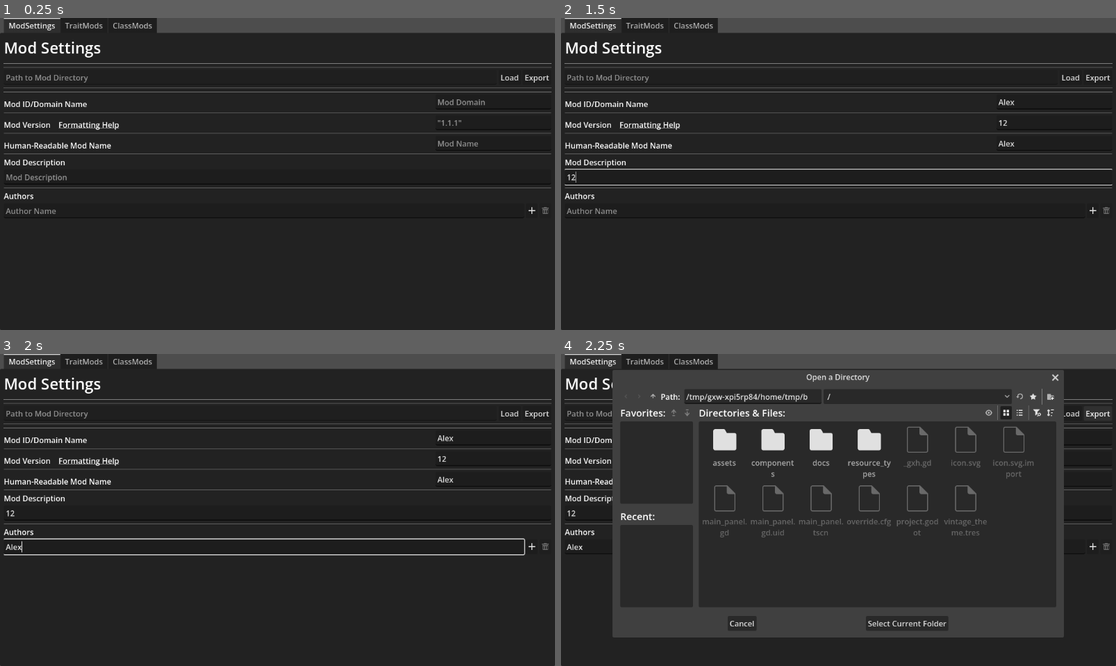
Above: before the commit, frames 1-4 (two rows, left to right).
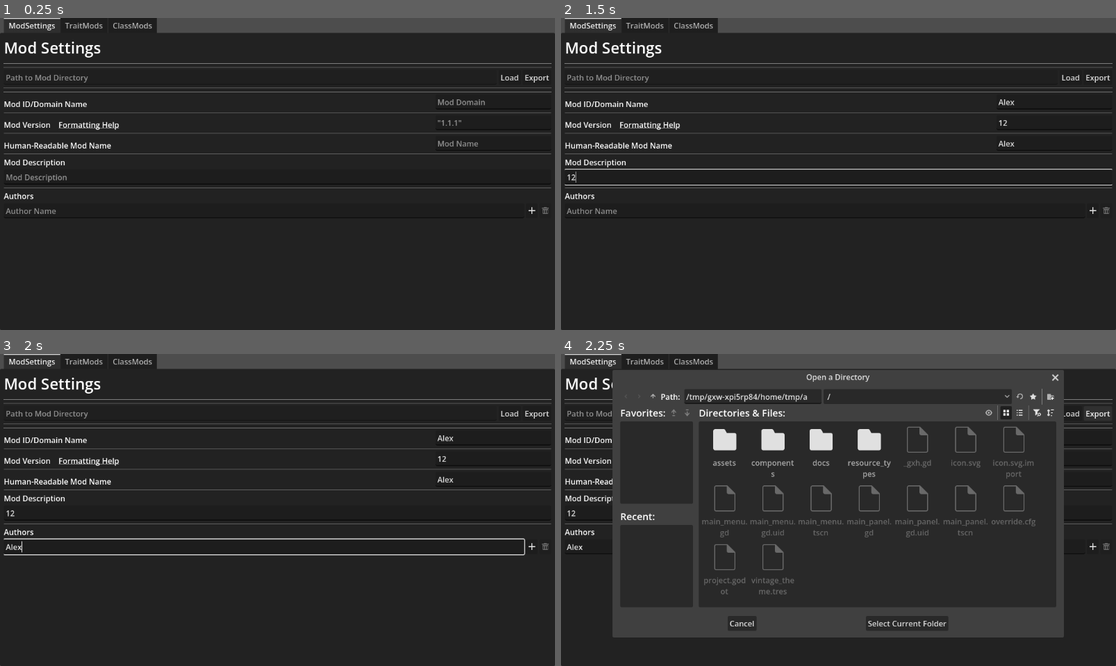
Above: after the commit, the same moments.

Repository: Elemnir/vintage-wrench
Game: Godot game, scene res://main_panel.tscn
Same seed, same stepped clock (60 frames per second), same inputs: the game is played once before the commit and once after it.
Inputs (mouse positions are in pixels of both pictures, inside the frame that each line leads up to):
- Up to frame 1 (0.25 s): no input
- Up to frame 2 (1.5 s): click (1054, 102) at 0.52 s; type "Alex" at 0.6 s; click (1054, 124) at 0.75 s; type "12" at 0.83 s; click (1054, 142) at 0.98 s; type "Alex" at 1.07 s; click (838, 177) at 1.27 s; type "12" at 1.35 s
- Up to frame 3 (2 s): click (266, 547) at 1.5 s; type "Alex" at 1.58 s
- Up to frame 4 (2.25 s): click "Export" at 2 s

Frames 1-3 are identical in both runs. In frame 4, 0.8% of the frame differs, in the area x 25-86%, y 12-78%.

Commit message:
Beginning the great overhaul

Diff:
--- a/components/author_line.tscn
+++ b/components/author_line.tscn
@@ -1,8 +1,8 @@
 [gd_scene format=3 uid="uid://bej07ocd6ksde"]
 
-[ext_resource type="Texture2D" uid="uid://c0vu2v3c323hr" path="res://assets/Add.svg" id="1_fyaj1"]
+[ext_resource type="Texture2D" uid="uid://c0vu2v3c323hr" path="res://assets/icons/Add.svg" id="1_fyaj1"]
 [ext_resource type="Script" uid="uid://cskifyrgfd27g" path="res://components/author_line.gd" id="1_hd6k3"]
-[ext_resource type="Texture2D" uid="uid://c6ytxhblylqec" path="res://assets/Remove.svg" id="2_hd6k3"]
+[ext_resource type="Texture2D" uid="uid://c6ytxhblylqec" path="res://assets/icons/Remove.svg" id="2_hd6k3"]
 
 [node name="AuthorLine" type="HFlowContainer" unique_id=304042695]
 anchors_preset = 10
--- a/components/class_editor.tscn
+++ b/components/class_editor.tscn
@@ -1,8 +1,8 @@
 [gd_scene format=3 uid="uid://be1plnqm3breb"]
 
 [ext_resource type="Script" uid="uid://b3odkgoftenqp" path="res://components/class_editor.gd" id="1_dxy3w"]
-[ext_resource type="Texture2D" uid="uid://c0vu2v3c323hr" path="res://assets/Add.svg" id="2_th05d"]
-[ext_resource type="Texture2D" uid="uid://c6ytxhblylqec" path="res://assets/Remove.svg" id="3_ejmpv"]
+[ext_resource type="Texture2D" uid="uid://c0vu2v3c323hr" path="res://assets/icons/Add.svg" id="2_th05d"]
+[ext_resource type="Texture2D" uid="uid://c6ytxhblylqec" path="res://assets/icons/Remove.svg" id="3_ejmpv"]
 
 [node name="ClassEditor" type="VBoxContainer" unique_id=1358248419]
 anchors_preset = 15
--- /dev/null
+++ b/components/edit_mod_info.gd
@@ -0,0 +1,61 @@
+class_name EditModInfo
+extends EditViewBase
+
+const AUTHOR_SCENE = preload("res://components/author_line.tscn")
+
+var _info: ModInfo
+
+@onready var author_section = %AuthorSection
+@onready var author_lines: Array[AuthorLine] = []
+
+func _ready():
+	pass
+
+
+func get_author_data() -> Array[String]:
+	var rval: Array[String] = []
+	for line in author_lines:
+		rval.append(line.get_author_name())
+	return rval
+
+
+func get_loaded_object():
+	_info.code = %DomainNameInput.text
+	_info.version = %VersionInput.text
+	_info.name = %PrettyNameInput.text
+	_info.desc = %DescriptionInput.text
+	_info.authors = get_author_data()
+	return _info
+
+
+func load_using_object(obj: ModObjectBase):
+	_info = obj as ModInfo
+	%DomainNameInput.text = _info.code
+	%VersionInput.text = _info.version
+	%PrettyNameInput.text = _info.name
+	%DescriptionInput.text = _info.desc
+	for author in _info.authors:
+		var new = add_author()
+		new.set_author_name(author)
+
+
+func add_author() -> AuthorLine:
+	var new_line = AUTHOR_SCENE.instantiate()
+	new_line.add_pressed.connect(_on_author_add)
+	new_line.del_pressed.connect(_on_author_del)
+	author_lines.append(new_line)
+	if len(author_lines) > 1:
+		for line in author_lines:
+			line.call_deferred("set_delete_enable", true)
+	author_section.add_child(new_line)
+	return new_line
+
+
+func _on_author_add():
+	add_author()
+
+
+func _on_author_del(id):
+	author_lines.erase(id)
+	if len(author_lines) == 1:
+		author_lines[0].set_delete_enable(false)
--- /dev/null
+++ b/components/edit_mod_info.tscn
@@ -0,0 +1,97 @@
+[gd_scene format=3 uid="uid://cypc05lxfoh13"]
+
+[ext_resource type="Script" uid="uid://d2drafri332cj" path="res://components/edit_mod_info.gd" id="1_it2ma"]
+
+[node name="EditModInfo" type="VBoxContainer" unique_id=409522366]
+anchors_preset = 15
+anchor_right = 1.0
+anchor_bottom = 1.0
+grow_horizontal = 2
+grow_vertical = 2
+script = ExtResource("1_it2ma")
+
+[node name="HBoxContainer" type="HFlowContainer" parent="." unique_id=248606961]
+layout_mode = 2
+
+[node name="Label2" type="Label" parent="HBoxContainer" unique_id=1708304885]
+layout_mode = 2
+size_flags_horizontal = 3
+size_flags_vertical = 8
+text = "Mod ID/Domain Name"
+
+[node name="DomainNameInput" type="LineEdit" parent="HBoxContainer" unique_id=1592331700]
+unique_name_in_owner = true
+custom_minimum_size = Vector2(240, 0)
+layout_mode = 2
+placeholder_text = "Mod Domain"
+
+[node name="HSeparator9" type="HSeparator" parent="." unique_id=467972496]
+layout_mode = 2
+
+[node name="HFlowContainer" type="HFlowContainer" parent="." unique_id=826490296]
+layout_mode = 2
+
+[node name="Label3" type="RichTextLabel" parent="HFlowContainer" unique_id=98897576]
+layout_mode = 2
+size_flags_horizontal = 3
+size_flags_vertical = 8
+bbcode_enabled = true
+text = "Mod Version    [url=\"https://semver.org\"]Formatting Help[/url]
+"
+fit_content = true
+
+[node name="VersionInput" type="LineEdit" parent="HFlowContainer" unique_id=528754592]
+unique_name_in_owner = true
+custom_minimum_size = Vector2(240, 0)
+layout_mode = 2
+placeholder_text = "\"1.1.1\""
+
+[node name="HSeparator10" type="HSeparator" parent="." unique_id=499048690]
+layout_mode = 2
+
+[node name="HFlowContainer2" type="HFlowContainer" parent="." unique_id=21365135]
+layout_mode = 2
+
+[node name="Label4" type="Label" parent="HFlowContainer2" unique_id=352440957]
+layout_mode = 2
+size_flags_horizontal = 3
+size_flags_vertical = 8
+text = "Human-Readable Mod Name"
+
+[node name="PrettyNameInput" type="LineEdit" parent="HFlowContainer2" unique_id=182016866]
+unique_name_in_owner = true
+custom_minimum_size = Vector2(240, 0)
+layout_mode = 2
+placeholder_text = "Mod Name"
+
+[node name="HSeparator11" type="HSeparator" parent="." unique_id=1882982172]
+layout_mode = 2
+
+[node name="VFlowContainer" type="VBoxContainer" parent="." unique_id=441122935]
+layout_mode = 2
+size_flags_vertical = 3
+
+[node name="Label5" type="Label" parent="VFlowContainer" unique_id=1845501875]
+layout_mode = 2
+size_flags_horizontal = 3
+size_flags_vertical = 8
+text = "Mod Description"
+
+[node name="DescriptionInput" type="LineEdit" parent="VFlowContainer" unique_id=1026103377]
+unique_name_in_owner = true
+custom_minimum_size = Vector2(360, 0)
+layout_mode = 2
+size_flags_vertical = 3
+placeholder_text = "Mod Description"
+
+[node name="HSeparator12" type="HSeparator" parent="." unique_id=329916772]
+layout_mode = 2
+
+[node name="AuthorSection" type="VBoxContainer" parent="." unique_id=1804648346]
+unique_name_in_owner = true
+layout_mode = 2
+
+[node name="Label" type="Label" parent="AuthorSection" unique_id=1298152641]
+layout_mode = 2
+size_flags_vertical = 8
+text = "Authors"
--- /dev/null
+++ b/components/edit_view_base.gd
@@ -0,0 +1,5 @@
+@abstract class_name EditViewBase
+extends VBoxContainer
+
+@abstract func get_loaded_object() -> ModObjectBase
+@abstract func load_using_object(obj: ModObjectBase)
--- /dev/null
+++ b/components/gear_manager.gd
@@ -0,0 +1,81 @@
+class_name GearManager
+extends VSplitContainer
+
+const ADD_BUTTON_TEXTURE: Texture2D = preload("res://assets/icons/Add.svg")
+const DEL_BUTTON_TEXTURE: Texture2D = preload("res://assets/icons/Remove.svg")
+
+# Pointers to the Tree roots for simplicity
+var _equipped: TreeItem
+var _available: TreeItem
+
+@onready var available_gear = %AvailableGear
+@onready var equipped_gear = %EquippedGear
+
+
+func _ready():
+	_available = available_gear.create_item()
+	_equipped = equipped_gear.create_item()
+	make_gear_available(Vanilla.CLOTHES)
+
+
+static func find_or_create_category(parent: TreeItem, gear_code: String) -> TreeItem:
+	for part in gear_code.split('-', false).slice(0,-1):
+		parent = find_or_create_child_with_text(parent, part)
+		parent.set_selectable(0, false)
+		parent.set_collapsed(true)
+	return parent
+
+
+static func find_or_create_child_with_text(parent: TreeItem, text: String, column: int = 0) -> TreeItem:
+	for child in parent.get_children():
+		if child.get_text(column) == text:
+			return child
+	var rval = parent.create_child()
+	rval.set_text(column, text)
+	return rval
+
+
+func load_equipped_gear(gear_codes: Array[String]):
+	for item in gear_codes:
+		var parent = find_or_create_category(_available, item)
+		set_gear_equipped(find_or_create_child_with_text(parent, item))
+
+
+func make_gear_available(gear_codes: Array[String]):
+	for item in gear_codes:
+		var parent = find_or_create_category(_available, item)
+		var new_item = find_or_create_child_with_text(parent, item)
+		new_item.add_button(0, ADD_BUTTON_TEXTURE)
+
+
+func set_gear_equipped(avail_item: TreeItem):
+	var equip_item = find_or_create_child_with_text(_equipped, avail_item.get_text(0))
+	if equip_item.get_button_count(0) == 0:
+		equip_item.add_button(0, DEL_BUTTON_TEXTURE)
+	avail_item.set_button_disabled(0, 0, true)
+	avail_item.set_selectable(0, false)
+
+
+func set_gear_unequipped(equip_item: TreeItem):
+	var gear_code = equip_item.get_text(0)
+	var avail_item = find_or_create_child_with_text(
+		find_or_create_category(_available, gear_code), gear_code
+	)
+	avail_item.set_selectable(0, true)
+	avail_item.set_button_disabled(0, 0, false)
+	equip_item.free()
+
+
+func _on_available_gear_button_clicked(item, _column, _id, mouse_button_index):
+	if mouse_button_index == MOUSE_BUTTON_LEFT:
+		set_gear_equipped(item)
+
+func _on_available_gear_item_activated():
+	set_gear_equipped(available_gear.get_selected())
+
+func _on_equipped_gear_button_clicked(item, _column, _id, mouse_button_index):
+	if mouse_button_index == MOUSE_BUTTON_LEFT:
+		set_gear_unequipped(item)
+
+func _on_equipped_gear_item_activated():
+	set_gear_unequipped(equipped_gear.get_selected())
--- /dev/null
+++ b/components/gear_manager.tscn
@@ -0,0 +1,48 @@
+[gd_scene format=3 uid="uid://ynjbas2aki7e"]
+
+[ext_resource type="Script" uid="uid://cyacimpxhw1lr" path="res://components/gear_manager.gd" id="1_qpo7a"]
+
+[node name="GearManager" type="VSplitContainer" unique_id=1734422183]
+anchors_preset = 15
+anchor_right = 1.0
+anchor_bottom = 1.0
+grow_horizontal = 2
+grow_vertical = 2
+size_flags_horizontal = 3
+size_flags_vertical = 3
+split_offsets = PackedInt32Array(-100)
+split_offset = -100
+script = ExtResource("1_qpo7a")
+
+[node name="VBoxContainer" type="VBoxContainer" parent="." unique_id=1160156235]
+layout_mode = 2
+size_flags_vertical = 3
+
+[node name="Label" type="Label" parent="VBoxContainer" unique_id=463431685]
+layout_mode = 2
+text = "Equipped Gear:"
+
+[node name="EquippedGear" type="Tree" parent="VBoxContainer" unique_id=1151586732]
+unique_name_in_owner = true
+layout_mode = 2
+size_flags_vertical = 3
+hide_root = true
+
+[node name="VBoxContainer2" type="VBoxContainer" parent="." unique_id=1799389459]
+layout_mode = 2
+size_flags_vertical = 3
+
+[node name="Label" type="Label" parent="VBoxContainer2" unique_id=585729324]
+layout_mode = 2
+text = "Available Gear:"
+
+[node name="AvailableGear" type="Tree" parent="VBoxContainer2" unique_id=1801552449]
+unique_name_in_owner = true
+layout_mode = 2
+size_flags_vertical = 3
+hide_root = true
+
+[connection signal="button_clicked" from="VBoxContainer/EquippedGear" to="." method="_on_equipped_gear_button_clicked"]
+[connection signal="item_activated" from="VBoxContainer/EquippedGear" to="." method="_on_equipped_gear_item_activated"]
+[connection signal="button_clicked" from="VBoxContainer2/AvailableGear" to="." method="_on_available_gear_button_clicked"]
+[connection signal="item_activated" from="VBoxContainer2/AvailableGear" to="." method="_on_available_gear_item_activated"]
--- a/components/trait_editor.tscn
+++ b/components/trait_editor.tscn
@@ -1,8 +1,8 @@
 [gd_scene format=3 uid="uid://7kqbsumtv4jo"]
 
 [ext_resource type="Script" uid="uid://df7jbt3rjrulo" path="res://components/trait_editor.gd" id="1_4r4qk"]
-[ext_resource type="Texture2D" uid="uid://c0vu2v3c323hr" path="res://assets/Add.svg" id="2_hqfx0"]
-[ext_resource type="Texture2D" uid="uid://c6ytxhblylqec" path="res://assets/Remove.svg" id="3_px7wc"]
+[ext_resource type="Texture2D" uid="uid://c0vu2v3c323hr" path="res://assets/icons/Add.svg" id="2_hqfx0"]
+[ext_resource type="Texture2D" uid="uid://c6ytxhblylqec" path="res://assets/icons/Remove.svg" id="3_px7wc"]
 
 [node name="TraitEditor" type="VBoxContainer" unique_id=1358248419]
 anchors_preset = 15
--- /dev/null
+++ b/main_menu.gd
@@ -0,0 +1,44 @@
+class_name MainMenu
+extends PanelContainer
+
+const ADD_BUTTON_TEXTURE: Texture2D = preload("res://assets/icons/Add.svg")
+
+const MODINFO_SCENE = preload("res://components/edit_mod_info.tscn")
+
+const LABEL_TRAITS = "Traits"
+const LABEL_CLASSES = "Classes"
+
+const MODINFO_PATH = "/modinfo.json"
+const CLASSES_PATH = "/config/characterclasses.json"
+const TRAITS_PATH = "/config/traits.json"
+const ENLANG_PATH = "/lang/en.json"
+
+@onready var mod_structure = %ModStructure
+@onready var editor_tabs = %EditorTabs
+
+func _ready():
+	var root = mod_structure.create_item()
+	var modinfo = root.create_child()
+	modinfo.set_text(0, "Mod Details")
+	modinfo.set_metadata(0, MODINFO_SCENE.instantiate())
+	for label in [LABEL_TRAITS, LABEL_CLASSES]:
+		var item = root.create_child()
+		item.set_text(0, label)
+		item.add_button(0, ADD_BUTTON_TEXTURE)
+		item.set_selectable(0, false)
+
+
+func _on_mod_structure_item_selected():
+	var edit_scene = mod_structure.get_selected().get_metadata(0)
+	if not editor_tabs.has_node(edit_scene.get_path()):
+		editor_tabs.add_child(edit_scene)
+	editor_tabs.current_tab = edit_scene.get_index()
+
+
+func _on_mod_structure_button_clicked(item, _column, _id, _mouse_button_index):
+	var new_item = item.create_child()
+	match item.get_text(0):
+		LABEL_TRAITS:
+			pass
+		LABEL_CLASSES:
+			pass
--- /dev/null
+++ b/main_menu.tscn
@@ -0,0 +1,41 @@
+[gd_scene format=3 uid="uid://b7lmwixqjwe3i"]
+
+[ext_resource type="Script" uid="uid://d0vt1gkudhaxq" path="res://main_menu.gd" id="1_06t4h"]
+
+[node name="MainMenu" type="PanelContainer" unique_id=245263835]
+anchors_preset = 15
+anchor_right = 1.0
+anchor_bottom = 1.0
+grow_horizontal = 2
+grow_vertical = 2
+size_flags_horizontal = 3
+size_flags_vertical = 3
+script = ExtResource("1_06t4h")
+
+[node name="MarginContainer" type="MarginContainer" parent="." unique_id=1692822746]
+layout_mode = 2
+
+[node name="HSplitContainer" type="HSplitContainer" parent="MarginContainer" unique_id=260954409]
+layout_mode = 2
+size_flags_vertical = 3
+split_offsets = PackedInt32Array(-100)
+split_offset = -100
+
+[node name="VBoxContainer" type="VBoxContainer" parent="MarginContainer/HSplitContainer" unique_id=1288535312]
+layout_mode = 2
+size_flags_horizontal = 3
+
+[node name="ModStructure" type="Tree" parent="MarginContainer/HSplitContainer/VBoxContainer" unique_id=1988563291]
+unique_name_in_owner = true
+layout_mode = 2
+size_flags_vertical = 3
+hide_root = true
+
+[node name="EditorTabs" type="TabContainer" parent="MarginContainer/HSplitContainer" unique_id=1995243811]
+unique_name_in_owner = true
+layout_mode = 2
+size_flags_horizontal = 3
+drag_to_rearrange_enabled = true
+
+[connection signal="button_clicked" from="MarginContainer/HSplitContainer/VBoxContainer/ModStructure" to="." method="_on_mod_structure_button_clicked"]
+[connection signal="item_selected" from="MarginContainer/HSplitContainer/VBoxContainer/ModStructure" to="." method="_on_mod_structure_item_selected"]
--- a/main_panel.gd
+++ b/main_panel.gd
@@ -90,7 +90,7 @@
 		"description": %DescriptionInput.text,
 		"version": %VersionInput.text,
 	}
-	return JSON.stringify(modinfo_data)
+	return JSON.stringify(modinfo_data, "  ")
 
 
 func get_lang_json() -> String:
@@ -99,21 +99,21 @@
 		lang_dict.merge(char_trait.get_lang_entry())
 	for char_class in class_editor.classes:
 		lang_dict.merge(char_class.get_lang_entry())
-	return JSON.stringify(lang_dict)
+	return JSON.stringify(lang_dict, "  ")
 
 
 func get_char_classes_json() -> String:
 	var char_classes = []
 	for char_class in class_editor.classes:
 		char_classes.append(char_class.get_data_entry())
-	return JSON.stringify(char_classes)
+	return JSON.stringify(char_classes, "  ")
 
 
 func get_char_traits_json() -> String:
 	var char_traits = []
 	for char_trait in trait_editor.traits:
 		char_traits.append(char_trait.get_data_entry())
-	return JSON.stringify(char_traits)
+	return JSON.stringify(char_traits, "  ")
 
 
 func load_mod_info_json(data: Dictionary):
--- a/resource_types/base_mod_resource.gd
+++ /dev/null
@@ -1,12 +0,0 @@
-@abstract class_name BaseModResource
-extends Resource
-
-const FQN_FMT: String = "game:%s-%s"
-
-@export var code: String = ""
-
-func get_data_entry() -> Dictionary[String,Variant]:
-	return {}
-
-func get_lang_entry() -> Dictionary[String,String]:
-	return {}
--- a/resource_types/char_class_mod.gd
+++ b/resource_types/char_class_mod.gd
@@ -1,5 +1,5 @@
 class_name CharacterClassMod
-extends BaseModResource
+extends ModObjectBase
 
 const NAMEKEY = "characterclass"
 const DESCKEY = "characterdesc"
--- a/resource_types/char_trait_mod.gd
+++ b/resource_types/char_trait_mod.gd
@@ -1,5 +1,5 @@
 class_name CharacterTraitMod
-extends BaseModResource
+extends ModObjectBase
 
 const NAMEKEY = "traitname"
 const DESCKEY = "trait"
--- /dev/null
+++ b/resource_types/mod_info.gd
@@ -0,0 +1,30 @@
+class_name ModInfo
+extends ModObjectBase
+
+@export var name: String
+@export var desc: String
+@export var version: String
+@export var authors: Array[String]
+
+func get_data_entry() -> Dictionary[String,Variant]:
+	return {
+		"modid": code,
+		"name": name,
+		"description": desc,
+		"version": version,
+		"authors": authors
+	}
+
+
+func get_lang_entry() -> Dictionary[String,String]:
+	return {}
+
+
+static func load_from_data(data: Dictionary[String,Variant]) -> ModInfo:
+	var rval = ModInfo.new()
+	rval.code = data["modid"]
+	rval.name = data["name"]
+	rval.desc = data["description"]
+	rval.version = data["version"]
+	rval.authors = data["authors"]
+	return rval
--- /dev/null
+++ b/resource_types/mod_object_base.gd
@@ -0,0 +1,10 @@
+@abstract class_name ModObjectBase
+extends Resource
+
+const FQN_FMT: String = "game:%s-%s"
+
+@export var code: String = ""
+
+@abstract func get_data_entry() -> Dictionary[String,Variant]
+
+@abstract func get_lang_entry() -> Dictionary[String,String]
Renamed: assets/Add.svg -> assets/icons/Add.svg
Not shown, changed: assets/icons/Add.svg.import
Renamed: assets/Help.svg -> assets/icons/Help.svg
Not shown, changed: assets/icons/Help.svg.import
Renamed: assets/Remove.svg -> assets/icons/Remove.svg
Not shown, changed: assets/icons/Remove.svg.import
Not shown, added: components/edit_mod_info.gd.uid
Not shown, added: components/edit_view_base.gd.uid
Not shown, added: components/gear_manager.gd.uid
Not shown, added: main_menu.gd.uid
Not shown, added: resource_types/mod_info.gd.uid
Renamed: resource_types/base_mod_resource.gd.uid -> resource_types/mod_object_base.gd.uid
